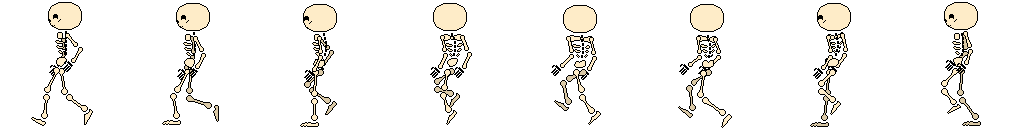
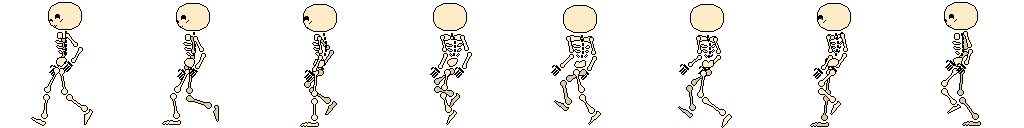
The second 1024×128 image is a revision of the first. Changes to its layers:
moved "Blocking_6_Up" above "Front_Facing_2", painted on it over [49,14,63,27]
